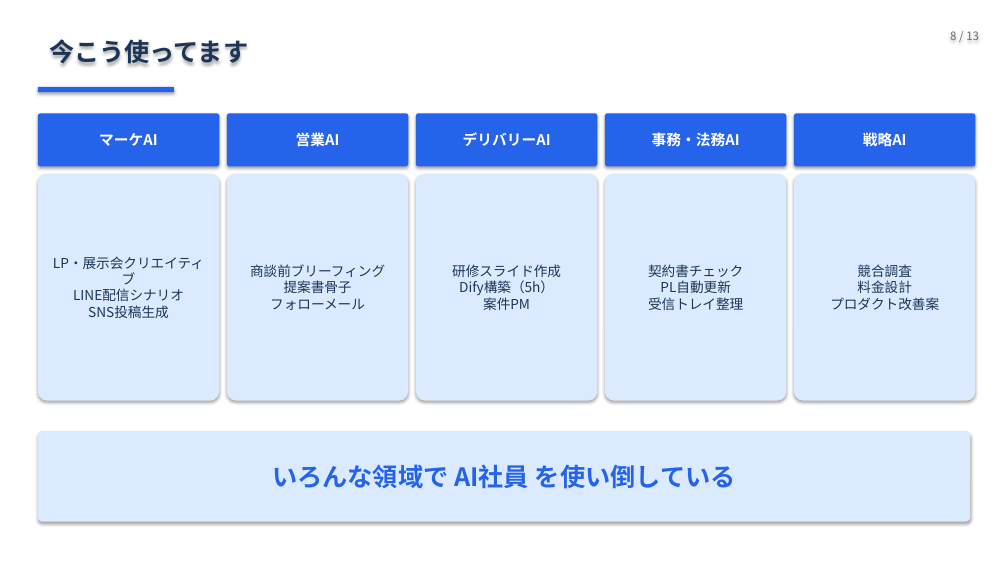
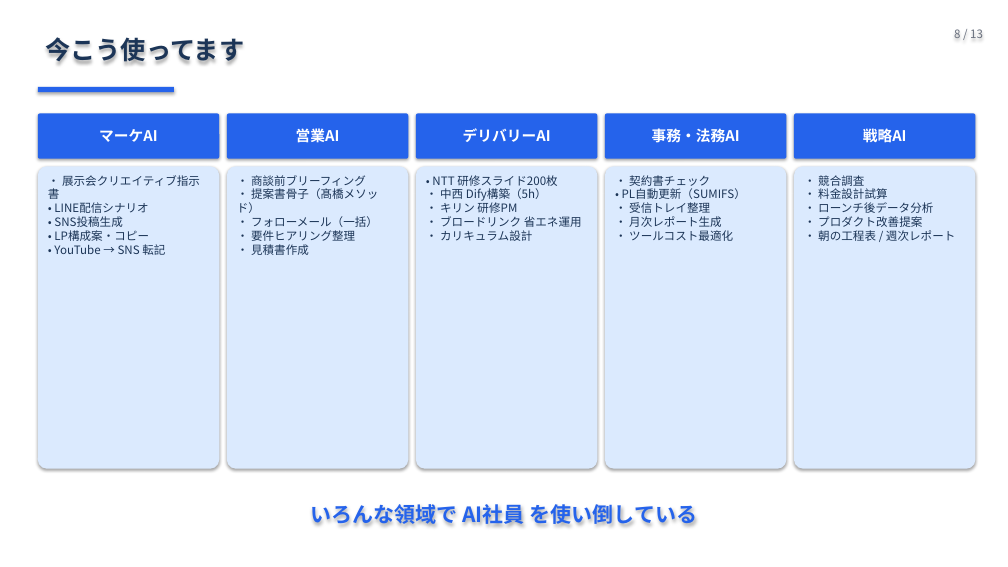
Before and after one commit to Ryunosuke-Okawa/Ryunosuke-n1, a slide deck: slide 8 of strategy/AI社員5人_発表_20260426.pptx. Drawn at 1008x567 pixels with LibreOffice and Linux fonts; fonts in the diff are those of the drawing. Boxes give left, top, right and bottom in pixels: in the first picture for what was removed or moved away, otherwise in the second. Text is boxed around its words. In the diff, an @@ line names an element or a change of style, - is before the commit and + after.

```diff
--- a/strategy/AI社員5人_発表_20260426.pptx
+++ b/strategy/AI社員5人_発表_20260426.pptx
@@ text "8 / 13": place and size @@
-text "8 / 13" at [950,31,979,40]
+text "8 / 13" at [954,29,983,38]
@@ text "今こう使ってます": place and size @@
-text "今こう使ってます" at [49,39,248,66]
+text "今こう使ってます" at [45,37,244,64]
@@ rounded rectangle "マーケAI": place and size @@
-rounded rectangle "マーケAI" at [38,113,219,166]
+rounded rectangle "マーケAI" at [38,113,219,159]
@@ rounded rectangle "営業AI": place and size @@
-rounded rectangle "営業AI" at [227,113,408,166]
+rounded rectangle "営業AI" at [227,113,408,159]
@@ rounded rectangle "デリバリーAI": place and size @@
-rounded rectangle "デリバリーAI" at [416,113,597,166]
+rounded rectangle "デリバリーAI" at [416,113,597,159]
@@ rounded rectangle "事務・法務AI": place and size @@
-rounded rectangle "事務・法務AI" at [605,113,786,166]
+rounded rectangle "事務・法務AI" at [605,113,786,159]
@@ rounded rectangle "戦略AI": place and size @@
-rounded rectangle "戦略AI" at [794,113,975,166]
+rounded rectangle "戦略AI" at [794,113,975,159]
@@ rounded rectangle "• 展示会クリエイティブ指示書": place and size @@
-rounded rectangle "• 展示会クリエイティブ指示書" at [38,174,219,401]
+rounded rectangle "• 展示会クリエイティブ指示書" at [38,166,219,469]
@@ text in rounded rectangle at [48,175,200,255]: text changed; size 13 to 11 pt @@
-LP・展示会クリエイティブ
-LINE配信シナリオ
-SNS投稿生成
+• 展示会クリエイティブ指示書
+• LINE配信シナリオ
+• SNS投稿生成
+• LP構成案・コピー
+• YouTube → SNS 転記
@@ rounded rectangle "• 商談前ブリーフィング": place and size @@
-rounded rectangle "• 商談前ブリーフィング" at [227,174,408,401]
+rounded rectangle "• 商談前ブリーフィング" at [227,166,408,469]
@@ text in rounded rectangle at [237,175,378,255]: text changed; size 13 to 11 pt @@
-商談前ブリーフィング
-提案書骨子
-フォローメール
+• 商談前ブリーフィング
+• 提案書骨子（髙橋メソッド）
+• フォローメール（一括）
+• 要件ヒアリング整理
+• 見積書作成
@@ vertical alignment middle to top in 5 elements at [227,166,408,469], [38,166,219,469], [605,166,786,469], [794,166,975,469], [416,166,597,469] @@
@@ rounded rectangle "• NTT 研修スライド200枚": place and size @@
-rounded rectangle "• NTT 研修スライド200枚" at [416,174,597,401]
+rounded rectangle "• NTT 研修スライド200枚" at [416,166,597,469]
@@ text in rounded rectangle at [432,175,582,241]: text changed; size 13 to 11 pt @@
-研修スライド作成
-Dify構築（5h）
-案件PM
+• NTT 研修スライド200枚
+• 中西 Dify構築（5h）
+• キリン 研修PM
+• ブロードリンク 省エネ運用
+• カリキュラム設計
@@ rounded rectangle "• 契約書チェック": place and size @@
-rounded rectangle "• 契約書チェック" at [605,174,786,401]
+rounded rectangle "• 契約書チェック" at [605,166,786,469]
@@ text in rounded rectangle at [622,175,746,241]: text changed; size 13 to 11 pt @@
-契約書チェック
-PL自動更新
-受信トレイ整理
+• 契約書チェック
+• PL自動更新（SUMIFS）
+• 受信トレイ整理
+• 月次レポート生成
+• ツールコスト最適化
@@ rounded rectangle "• 競合調査": place and size @@
-rounded rectangle "• 競合調査" at [794,174,975,401]
+rounded rectangle "• 競合調査" at [794,166,975,469]
@@ text in rounded rectangle at [818,175,955,241]: text changed; size 13 to 11 pt @@
-競合調査
-料金設計
-プロダクト改善案
+• 競合調査
+• 料金設計試算
+• ローンチ後データ分析
+• プロダクト改善提案
+• 朝の工程表 / 週次レポート
@@ text "いろんな領域で AI社員 を使い倒している": place and size @@
-text "いろんな領域で AI社員 を使い倒している" at [38,431,970,522]
+text "いろんな領域で AI社員 を使い倒している" at [310,501,698,527]
@@ text "いろんな領域で AI社員 を使い倒している" at [310,501,698,527]: size 24 to 20 pt; fill #DBEAFE to none; shadow off @@
```
Also in this commit, not shown: 3 other slides changed, 2 slides added, 2 slides removed, 2 other files.
